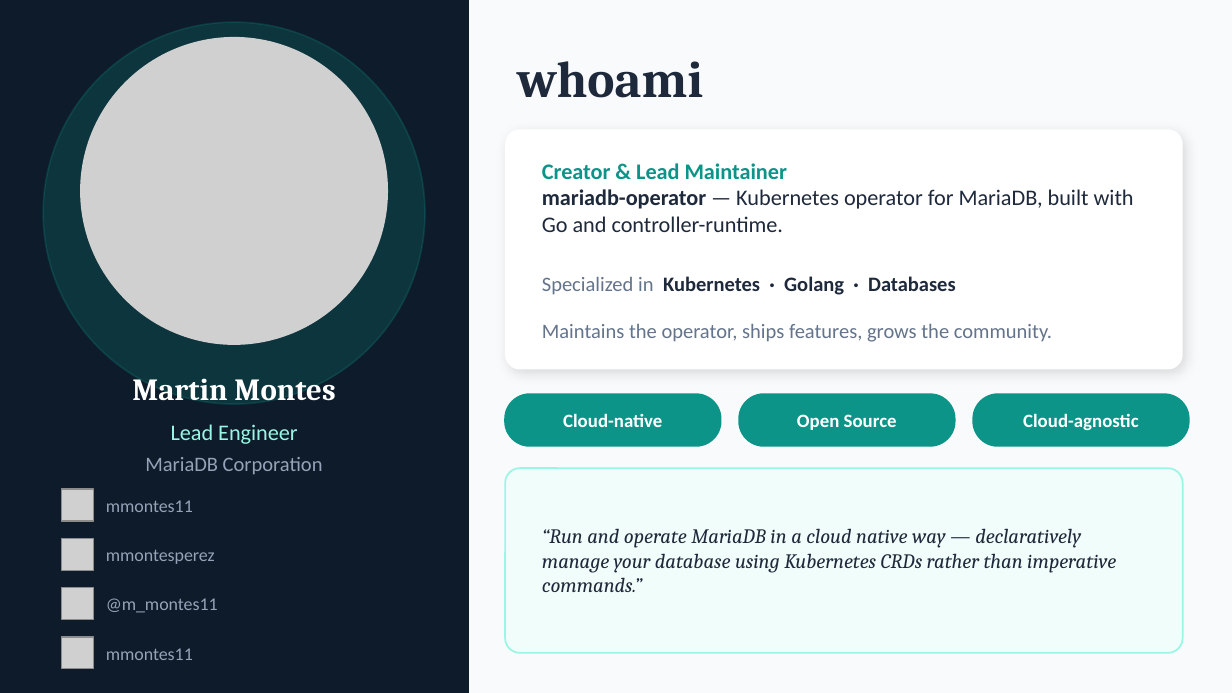
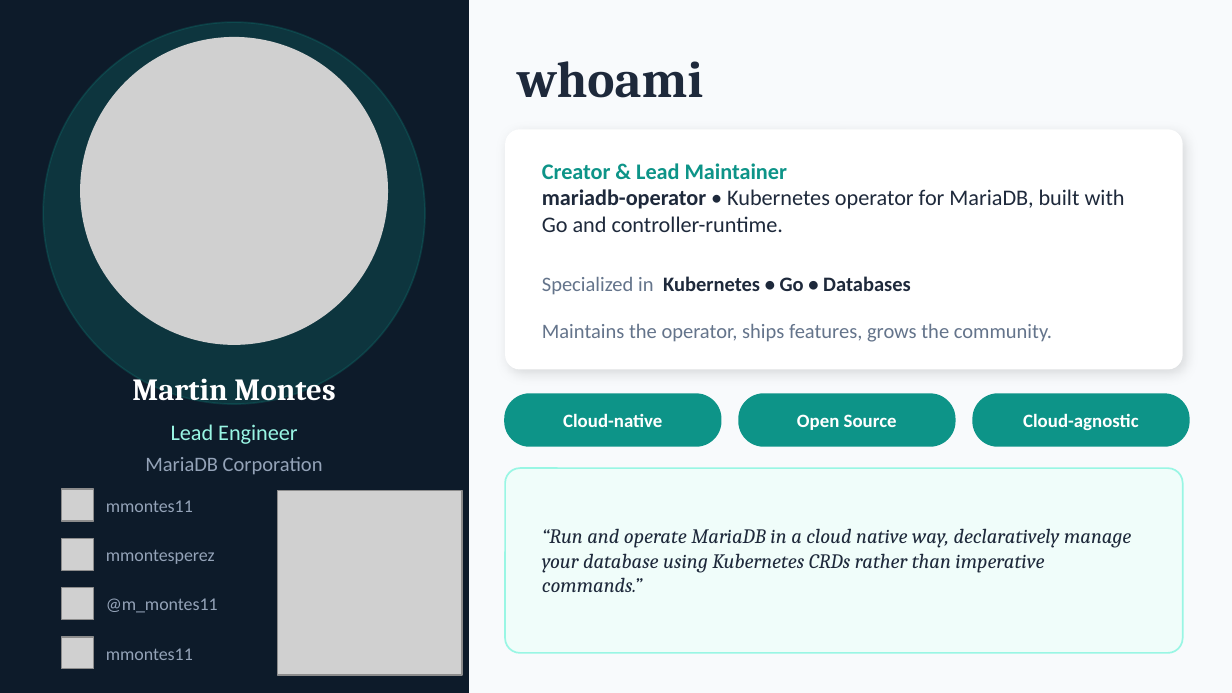
Before and after one commit to mariadb-operator/mariadb-operator, a slide deck: slide 2 of demos/multi-cluster/slides/mariadb-operator.odp. Drawn at 1232x693 pixels with LibreOffice and Linux fonts; fonts in the diff are those of the drawing; grey boxes stand for pictures. Boxes give left, top, right and bottom in pixels: in the first picture for what was removed or moved away, otherwise in the second. Text is boxed around its words. In the diff, an @@ line names an element or a change of style, - is before the commit and + after.

```diff
--- a/demos/multi-cluster/slides/mariadb-operator.odp
+++ b/demos/multi-cluster/slides/mariadb-operator.odp
@@ text at bbox=[542, 189, 1125, 232]: text changed @@
-mariadb-operator — Kubernetes operator for MariaDB, built with Go and controller-runtime.
+mariadb-operator • Kubernetes operator for MariaDB, built with Go and controller-runtime.
@@ text at bbox=[542, 276, 911, 295]: text changed @@
-Specialized in Kubernetes · Golang · Databases
+Specialized in Kubernetes • Go • Databases
@@ picture added at bbox=[277, 490, 462, 675] @@
@@ text at bbox=[542, 528, 1131, 592]: text changed @@
-“Run and operate MariaDB in a cloud native way — declaratively manage your database using Kubernetes CRDs rather than imperative commands.”
+“Run and operate MariaDB in a cloud native way, declaratively manage your database using Kubernetes CRDs rather than imperative commands.”
```
Also in this commit, not shown: 18 other slides changed, 3 other files.
